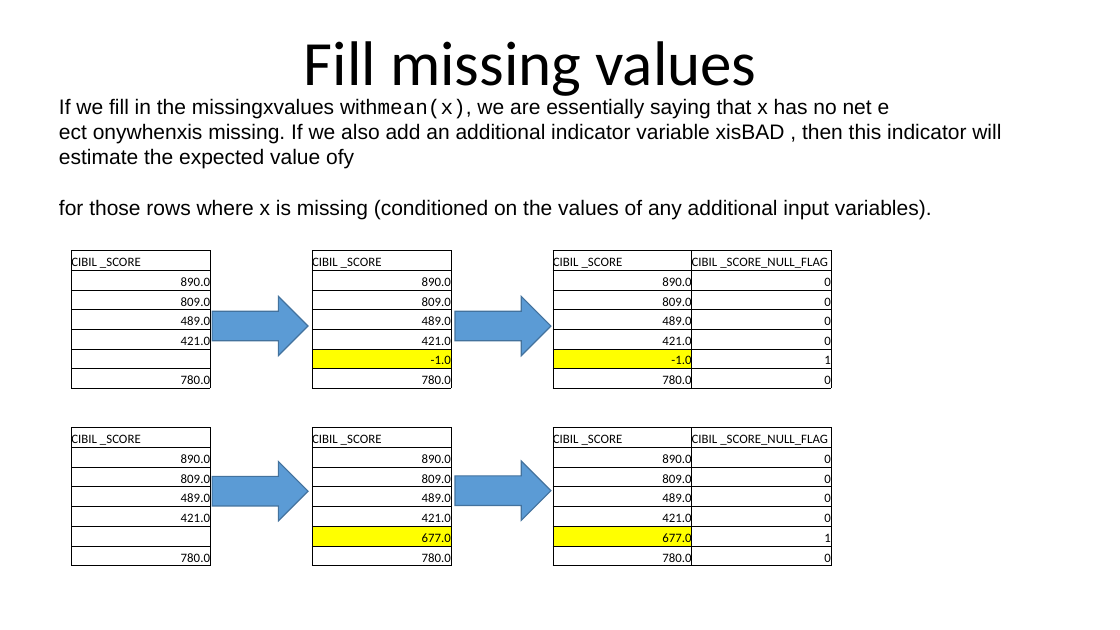
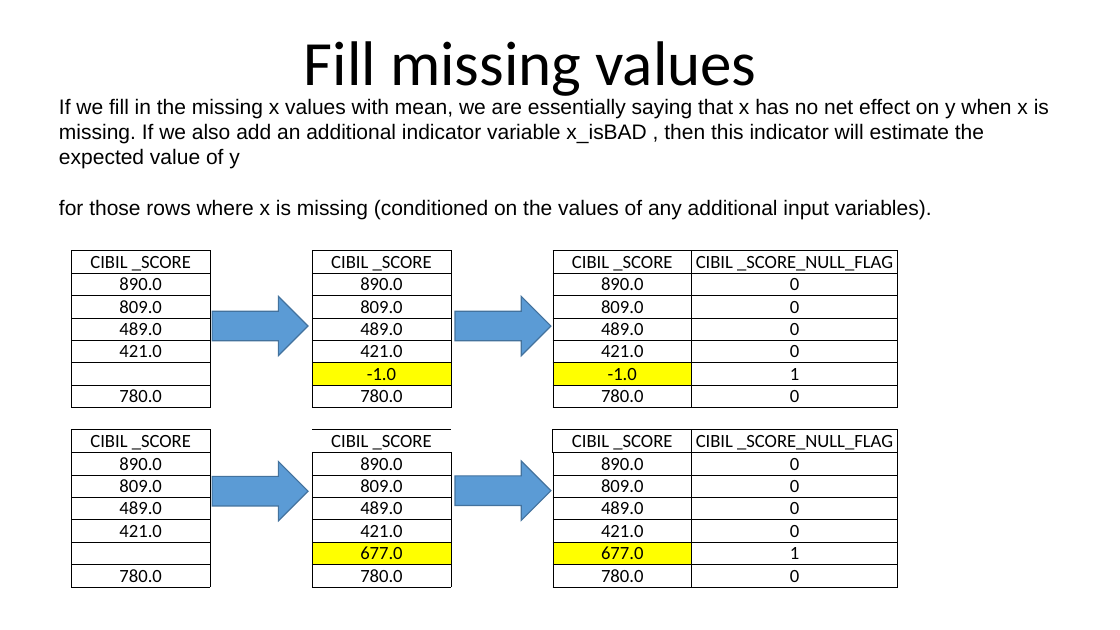
Before and after one commit to Vishnu1183/Data-Science-Tutorials, a slide deck: slide 5 of Vishnu-vtreat.pptx (slide 6 before the commit). Drawn at 1120x630 pixels with LibreOffice and Linux fonts; fonts in the diff are those of the drawing. Boxes give left, top, right and bottom in pixels: in the first picture for what was removed or moved away, otherwise in the second. Text is boxed around its words. In the diff, an @@ line names an element or a change of style, - is before the commit and + after.

```diff
--- a/Vishnu-vtreat.pptx
+++ b/Vishnu-vtreat.pptx
@@ text at bbox=[59, 98, 1049, 169]: text changed @@
-If we fill in the missingxvalues withmean(x), we are essentially saying that x has no net e
-ect onywhenxis missing. If we also add an additional indicator variable xisBAD , then this indicator will estimate the expected value ofy
+If we fill in the missing x values with mean, we are essentially saying that x has no net effect on y when x is missing. If we also add an additional indicator variable x_isBAD , then this indicator will estimate the expected value of y
@@ table at bbox=[71, 250, 898, 586] @@
-row 9:  |  |  |  |  | 
@@ table: place and size @@
-table at bbox=[71, 250, 832, 570]
+table at bbox=[71, 250, 898, 586]
```
Also in this commit, not shown: 1 other slide changed, 12 slides added, 2 slides removed, 1 other file.
